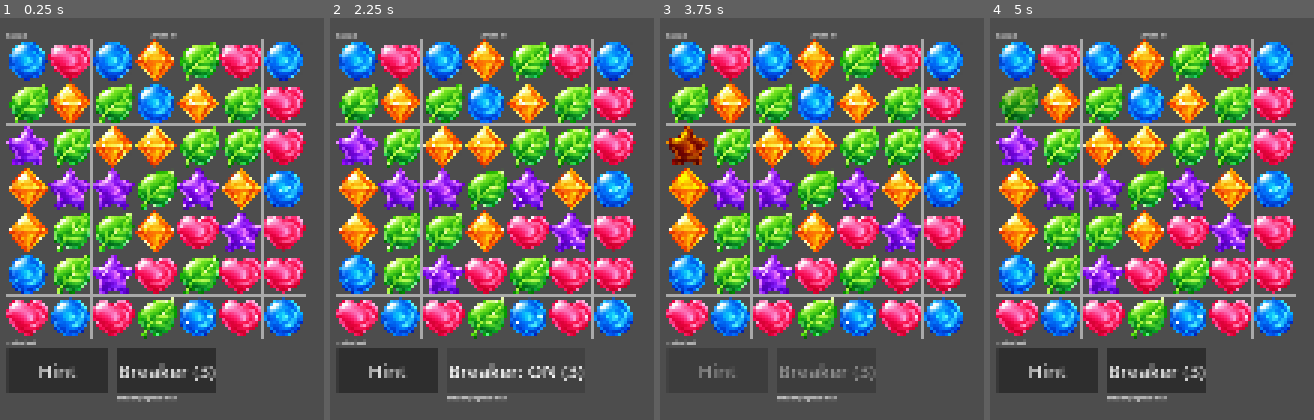
Above: before the commit, frames 1-4 (left to right).
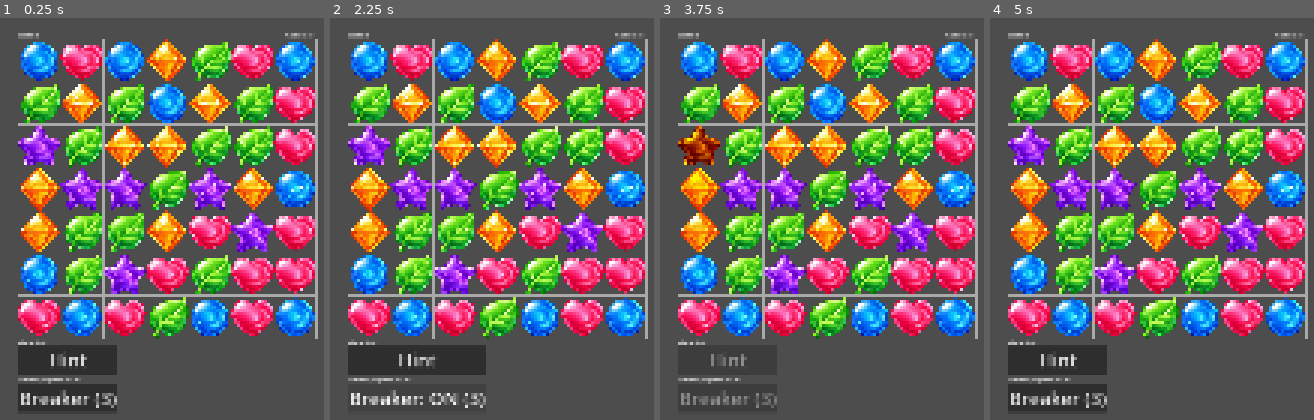
Above: after the commit, the same moments.

Repository: fehudma/godot_projects
Game: Godot game, scene res://Scenes/game.tscn
Two runs of this game, one before a commit and one after it. Both use one fixed random seed, a clock stepped at 60 frames per second and the inputs below.
Inputs (mouse positions are in pixels of both pictures, inside the frame that each line leads up to):
- Up to frame 1 (0.25 s): no input
- Up to frame 2 (2.25 s): click "Hint" at 0.5 s; tap Enter at 1.25 s; move the mouse to (359, 62) at 1.27 s; click (359, 62) at 1.42 s; click "Breaker (3)" at 2 s
- Up to frame 3 (3.75 s): click "Breaker: ON (3)" at 2.75 s; click "Hint" at 3.5 s
- Up to frame 4 (5 s): tap Space at 4.25 s; move the mouse to (1019, 102) at 4.27 s; click (1019, 102) at 4.42 s

The runs differ from the first frame. In frame 1, 57% of the frame differs, in the area x 1-99%, y 3-98%; in frame 2, 53%; in frame 3, 51%; in frame 4, 57%.

Commit message:
added vboxcontainer for buttons

Diff:
--- a/Scenes/board.gd
+++ b/Scenes/board.gd
@@ -40,12 +40,13 @@
 #==========================onreadies
 
 @onready var score_label: Label = $"../ScoreLabel"
-@onready var breaker_progress_label: Label = $"../Control/BreakerProgressLabel"
 @onready var combo_label: Label = $"../ComboLabel"
 @onready var restart_button: Button = $"../RestartButton"
 @onready var status_label: Label = $"../StatusLabel"
-@onready var hint_button: Button = $"../Control/HintButton"
-@onready var breaker_button: Button = $"../Control/BreakerButton"
+@onready var hint_button: Button = $"../Control/VBoxContainer/HintButton"
+@onready var breaker_progress_label: Label = $"../Control/VBoxContainer/BreakerProgressLabel"
+@onready var breaker_button: Button = $"../Control/VBoxContainer/BreakerButton"
+
 
 #==========================VARS
 var grid: Array[Array] = []
@@ -352,7 +353,9 @@
 		if not matched_pieces.has(piece):
 			matched_pieces.append(piece)
 
-
+	for piece: Piece in get_matches_at(second_cell):
+		if not matched_pieces.has(piece):
+			matched_pieces.append(piece)
 
 	return matched_pieces
 
--- a/Scenes/game.tscn
+++ b/Scenes/game.tscn
@@ -6,12 +6,12 @@
 [node name="Game" type="Node2D" unique_id=2129177519]
 
 [node name="Board" type="Node2D" parent="." unique_id=100781173]
-position = Vector2(64, 64)
+position = Vector2(99, 64)
 script = ExtResource("1_ebmjs")
 
 [node name="BoardPreview" type="Polygon2D" parent="Board" unique_id=1452972190]
 color = Color(1, 1, 1, 0.25882354)
-polygon = PackedVector2Array(0, 0, 640, 0, 640, 896, 0, 896)
+polygon = PackedVector2Array(0, 0, 896, 0, 896, 896, 0, 896)
 script = ExtResource("2_qxrlw")
 
 [node name="TestButton" type="Button" parent="." unique_id=296336580]
@@ -21,16 +21,16 @@
 text = "Test"
 
 [node name="ScoreLabel" type="Label" parent="." unique_id=1061135490]
-offset_left = 64.0
-offset_top = 41.0
-offset_right = 125.0
-offset_bottom = 64.0
+offset_left = 99.0
+offset_top = 40.0
+offset_right = 160.0
+offset_bottom = 63.0
 text = "Score: 0"
 
 [node name="ComboLabel" type="Label" parent="." unique_id=1154950233]
-offset_left = 492.0
+offset_left = 903.0
 offset_top = 40.0
-offset_right = 574.0
+offset_right = 985.0
 offset_bottom = 63.0
 text = "Combo: x1"
 
@@ -42,52 +42,38 @@
 text = "Restart"
 
 [node name="StatusLabel" type="Label" parent="." unique_id=433130701]
-offset_left = 67.0
+offset_left = 99.0
 offset_top = 960.0
-offset_right = 158.0
+offset_right = 190.0
 offset_bottom = 983.0
 text = "status text"
 
 [node name="Control" type="Control" parent="." unique_id=875048242]
 layout_mode = 3
 anchors_preset = 0
-offset_left = -600.0
-offset_top = 864.0
-offset_right = -560.0
-offset_bottom = 904.0
 
-[node name="HintButton" type="Button" parent="Control" unique_id=1440403269]
+[node name="VBoxContainer" type="VBoxContainer" parent="Control" unique_id=1220616823]
 layout_mode = 0
-offset_left = 667.0
-offset_top = 127.0
-offset_right = 967.0
-offset_bottom = 262.0
+offset_left = 99.0
+offset_top = 983.0
+offset_right = 399.0
+offset_bottom = 1182.0
+
+[node name="HintButton" type="Button" parent="Control/VBoxContainer" unique_id=1440403269]
+layout_mode = 2
 theme_override_font_sizes/font_size = 55
 text = "Hint"
 
-[node name="BreakerButton" type="Button" parent="Control" unique_id=476545329]
-layout_mode = 0
-offset_left = 995.0
-offset_top = 127.0
-offset_right = 1295.0
-offset_bottom = 262.0
+[node name="BreakerProgressLabel" type="Label" parent="Control/VBoxContainer" unique_id=371216888]
+layout_mode = 2
+text = "Breaker progress: 0 / 30"
+
+[node name="BreakerButton" type="Button" parent="Control/VBoxContainer" unique_id=476545329]
+layout_mode = 2
 theme_override_font_sizes/font_size = 55
 text = "Breaker (0)"
 
-[node name="BreakerProgressLabel" type="Label" parent="Control" unique_id=371216888]
-layout_mode = 0
-offset_left = 995.0
-offset_top = 263.0
-offset_right = 1179.0
-offset_bottom = 286.0
-text = "Breaker progress: 0 / 30"
-
-[node name="HBoxContainer" type="HBoxContainer" parent="Control" unique_id=1537157319]
-layout_mode = 0
-offset_right = 40.0
-offset_bottom = 40.0
-
 [connection signal="pressed" from="TestButton" to="Board" method="_on_test_button_pressed"]
 [connection signal="pressed" from="RestartButton" to="Board" method="_on_restart_button_pressed"]
-[connection signal="pressed" from="Control/HintButton" to="Board" method="_on_hint_button_pressed"]
-[connection signal="pressed" from="Control/BreakerButton" to="Board" method="_on_breaker_button_pressed"]
+[connection signal="pressed" from="Control/VBoxContainer/HintButton" to="Board" method="_on_hint_button_pressed"]
+[connection signal="pressed" from="Control/VBoxContainer/BreakerButton" to="Board" method="_on_breaker_button_pressed"]
--- a/project.godot
+++ b/project.godot
@@ -15,6 +15,12 @@
 config/features=PackedStringArray("4.6", "Mobile")
 config/icon="res://icon.svg"
 
+[autoload]
+
+MCPRuntimeBridge="*res://addons/godot_mcp/services/mcp_runtime_bridge.gd"
+MCPInputBridge="*res://addons/godot_mcp/services/mcp_input_bridge.gd"
+MCPScreenshotBridge="*res://addons/godot_mcp/services/mcp_screenshot_bridge.gd"
+
 [display]
 
 window/size/viewport_width=1080
@@ -25,6 +31,10 @@
 window/stretch/aspect="expand"
 window/handheld/orientation=1
 
+[editor_plugins]
+
+enabled=PackedStringArray("res://addons/godot_mcp/plugin.cfg")
+
 [physics]
 
 3d/physics_engine="Jolt Physics"
Not shown, changed: export_presets.cfg
Not shown, changed: .gitignore
